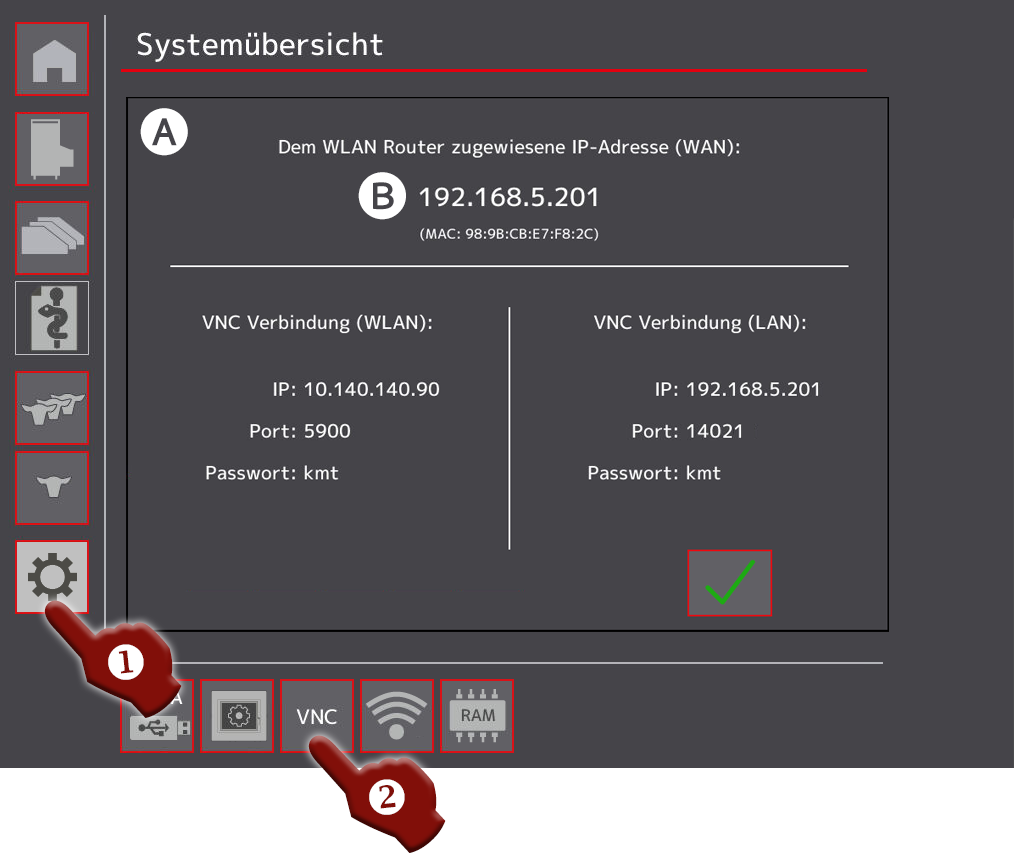
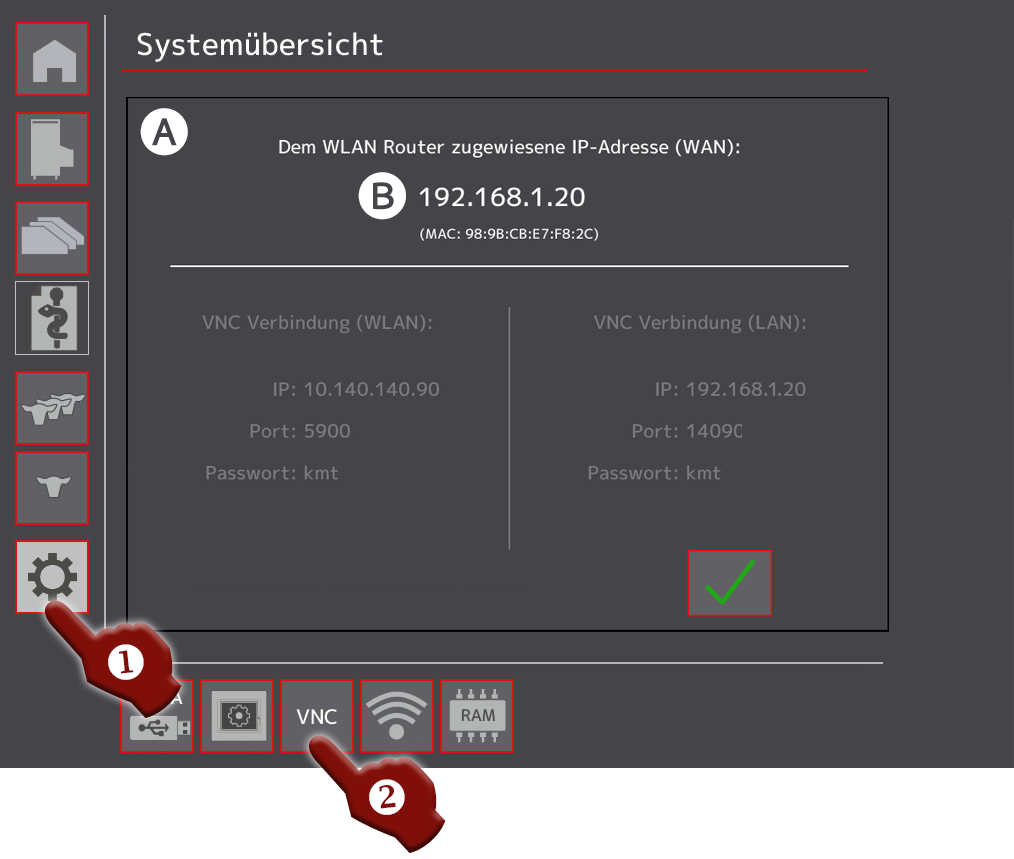
Comparing the layer stacks of the two w=1014, h=859 images. Changes:
removed layer "Ebene 2" over <box>721,422,758,439</box>
removed layer "Screenshot" over <box>201,186,823,551</box>
added layer "Ebene 4" (30%) above "Ebene 3" over <box>201,306,823,551</box>
added layer "Ebene 3" above "❷" over <box>201,186,823,551</box>
